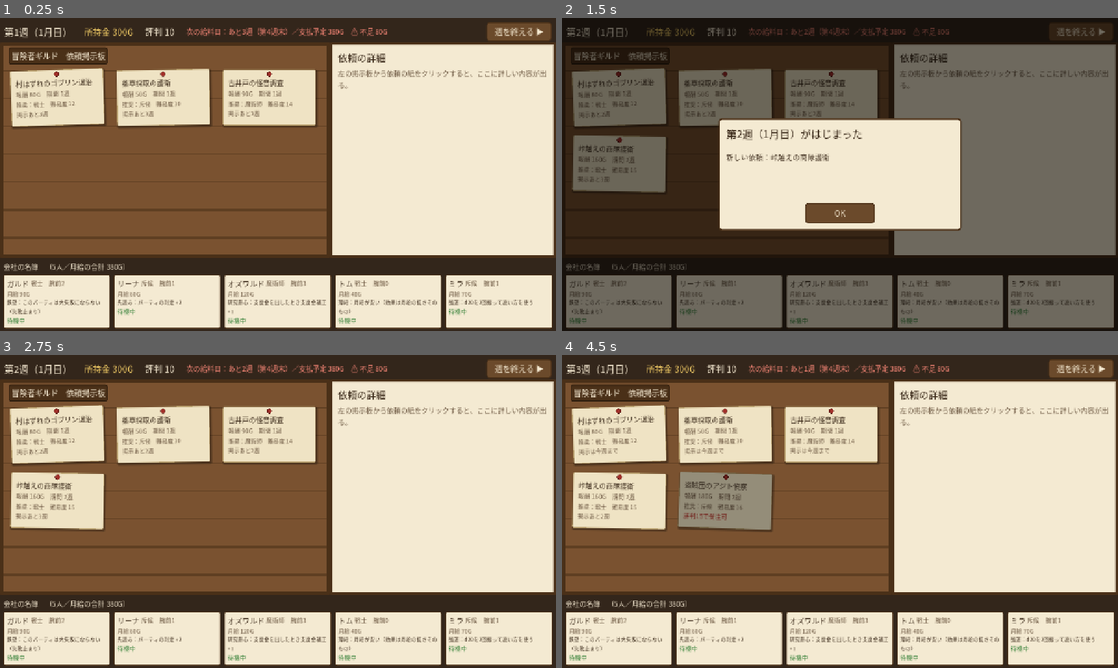
Above: before the commit, frames 1-4 (two rows, left to right).
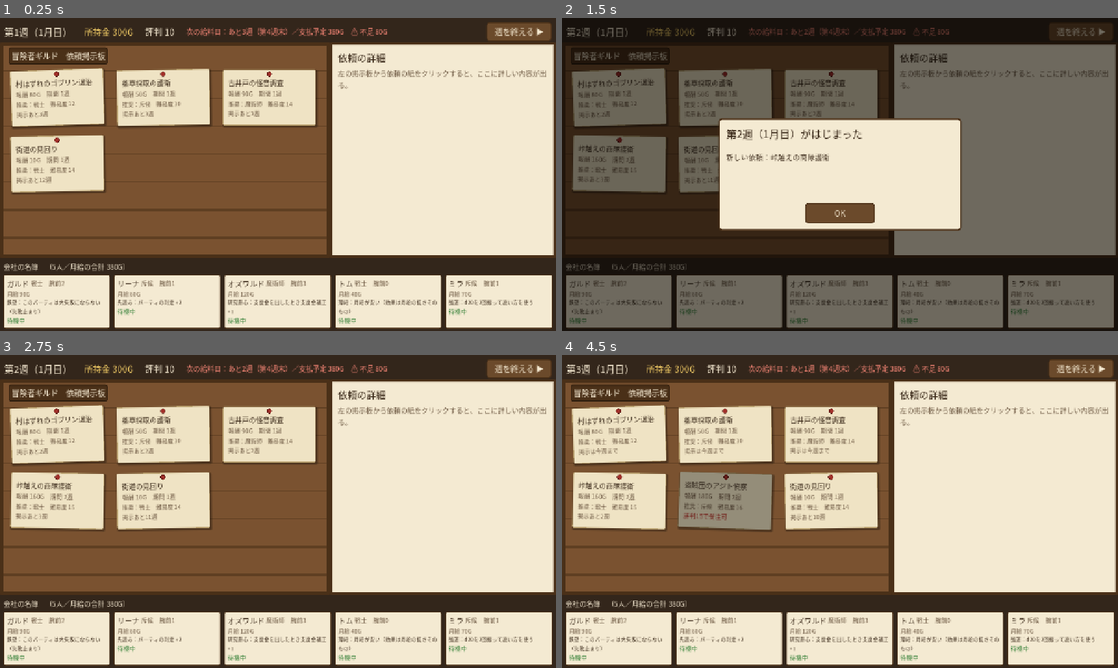
Above: after the commit, the same moments.

Repository: syamisenn99-lab/Game
Game: Godot game, scene res://scenes/main.tscn
Same seed, same stepped clock (60 frames per second), same inputs: the game is played once before the commit and once after it.
Inputs:
- Up to frame 1 (0.25 s): no input
- Up to frame 2 (1.5 s): click "週を終える ▶" at 0.5 s; click "次へ" at 1.25 s
- Up to frame 3 (2.75 s): click "OK" at 2 s
- Up to frame 4 (4.5 s): click "週を終える ▶" at 2.75 s; click "次へ" at 3.5 s; click "OK" at 4.25 s

The runs differ from the first frame. In frame 1, 3.1% of the frame differs, in the area x 1-19%, y 37-57%; in frame 2, 1.3%; in frame 3, 3.1%; in frame 4, 3.1%, in the area x 40-58%, y 37-57%.

Commit message:
冒険者会社: 常設依頼「街道の見回り」を追加（ロジック・テスト・シミュレーター）
- quests.json の repeatable で常設依頼にできる。期限切れにならず、完了すると次の週にまた受けられる
- reputation_cap で、その依頼で上がる評判に上限をつけられる（下がる方には効かない）
- 街道の見回り: 難易度14・1週・10G・評判は15まで
- シミュレーターを結果レポート単位の集計にし、序盤の失敗数ごとのクリア率を出すようにした
  序盤に通常の依頼を2回失敗したときのクリア率: 11.8% → 42.6%、全体のクリア率: 74.9% → 82.6%

Co-Authored-By: Claude Opus 5.5 <noreply@anthropic.com>
Claude-Session: https://claude.ai/code/session_015gyMhzKsqmrqZoKM8BQaZ4

Diff:
--- a/adventurer_company/data/quests.json
+++ b/adventurer_company/data/quests.json
@@ -48,5 +48,11 @@
 		"id": "q10", "name": "ワイバーンの巣の排除", "difficulty": 21, "weeks": 3, "reward": 450,
 		"job": "warrior", "required_reputation": 30, "appear_week": 8,
 		"description": "岩山にワイバーンがつがいで巣をかけ、街道の上を飛び回っている。\n卵がかえる前に巣を落とせ。領主からの正式な依頼で、報酬は破格だ。"
+	},
+	{
+		"id": "s01", "name": "街道の見回り", "difficulty": 14, "weeks": 1, "reward": 10,
+		"job": "warrior", "required_reputation": 0, "appear_week": 1,
+		"repeatable": true, "reputation_cap": 15,
+		"description": "ギルドがいつも出している常設の依頼。街道を一週間かけて見回り、異変があれば報告する。\n報酬は雀の涙だが、地道な働きぶりは町の人々の目に留まる。ただし、名の知れた会社にとってはただの雑用だ。"
 	}
 ]
--- a/adventurer_company/scripts/core/game_controller.gd
+++ b/adventurer_company/scripts/core/game_controller.gd
@@ -121,8 +121,10 @@
 	return list
 
 
-## 掲示がこの週で終わるか（受注されないと次の週に消える）
+## 掲示がこの週で終わるか（受注されないと次の週に消える）。常設依頼は最終週まで
 func last_listed_week(q: QuestState) -> int:
+	if q.def.repeatable:
+		return config.total_weeks
 	return q.def.appear_week + config.quest_listing_weeks - 1
 
 
@@ -234,6 +236,7 @@
 	var result := CheckRules.resolve(mods, config, rng)
 	q.result = result
 	q.status = QuestState.Status.COMPLETED
+	q.times_completed += 1
 	completed_count += 1
 	if config.is_success(result.outcome):
 		success_count += 1
@@ -248,7 +251,9 @@
 	entry.base_reward = q.def.reward
 	entry.reward = roundi(q.def.reward * result.outcome.reward_rate)
 	gold += entry.reward
-	entry.reputation_delta = _change_reputation(result.outcome.reputation)
+	var gain := reputation_gain(q.def, result.outcome)
+	entry.reputation_capped = gain < result.outcome.reputation
+	entry.reputation_delta = _change_reputation(gain)
 
 	for adventurer_id: String in q.party_ids:
 		adventurer(adventurer_id).mission_id = ""
@@ -266,6 +271,20 @@
 		entry.injury = case
 		report.injuries.append(case)
 	report.entries.append(entry)
+
+	# 常設依頼は掲示板に戻り、次の週からまた受けられる
+	if q.def.repeatable:
+		q.status = QuestState.Status.POSTED
+		q.party_ids.clear()
+		q.supply_tier = 0
+
+
+## この依頼のこの結果で変わる評判（評判上限を反映。上限を超えている分は上がらないが、下がりもしない）
+func reputation_gain(quest_def: QuestDef, outcome: OutcomeDef) -> int:
+	var delta := outcome.reputation
+	if delta > 0 and quest_def.reputation_cap >= 0:
+		delta = clampi(quest_def.reputation_cap - reputation, 0, delta)
+	return delta
 
 
 func _change_reputation(delta: int) -> int:
--- a/adventurer_company/scripts/core/game_data.gd
+++ b/adventurer_company/scripts/core/game_data.gd
@@ -117,8 +117,10 @@
 		q.reward = int(d["reward"])
 		q.job = str(d["job"])
 		q.required_reputation = int(d.get("required_reputation", 0))
-		q.appear_week = int(d["appear_week"])
+		q.appear_week = int(d.get("appear_week", 1))
 		q.description = str(d.get("description", ""))
+		q.repeatable = bool(d.get("repeatable", false))
+		q.reputation_cap = int(d.get("reputation_cap", -1))
 		quests.append(q)
 
 
--- a/adventurer_company/scripts/core/quest_def.gd
+++ b/adventurer_company/scripts/core/quest_def.gd
@@ -15,3 +15,7 @@
 var appear_week: int = 1
 ## 依頼文
 var description: String = ""
+## 常設依頼か。常設依頼は掲示期限がなく、完了すると次の週にまた受けられる（同時に受けられるのは1組だけ）
+var repeatable: bool = false
+## この依頼で評判が上がるのは、この値まで（0 未満なら上限なし）。下がる方には効かない
+var reputation_cap: int = -1
--- a/adventurer_company/scripts/core/quest_report_entry.gd
+++ b/adventurer_company/scripts/core/quest_report_entry.gd
@@ -11,5 +11,7 @@
 var reward: int = 0
 ## 実際に変わった評判（上下限で切られたあと）
 var reputation_delta: int = 0
+## 依頼の評判上限のせいで、評判が本来より上がらなかったか
+var reputation_capped: bool = false
 ## 負傷者（いなければ null）
 var injury: InjuryCase
--- a/adventurer_company/scripts/core/quest_state.gd
+++ b/adventurer_company/scripts/core/quest_state.gd
@@ -18,7 +18,10 @@
 var party_ids: Array[String] = []
 var supply_tier: int = 0
 var accepted_week: int = 0
+## 最後の判定結果
 var result: CheckResult
+## 完了した回数（常設依頼は何度でも完了する）
+var times_completed: int = 0
 
 
 func _init(definition: QuestDef) -> void:
--- a/adventurer_company/tests/run_tests.gd
+++ b/adventurer_company/tests/run_tests.gd
@@ -28,6 +28,8 @@
 	_test("軽傷：休養と医療費", _test_light_injury)
 	_test("大失敗：重傷と医療費", _test_heavy_injury)
 	_test("掲示板：出現・評判不足・期限切れ", _test_board)
+	_test("常設依頼：何度でも受けられる", _test_repeatable)
+	_test("常設依頼：評判の上限", _test_reputation_cap)
 	_test("週ごとの進行フック", _test_hook)
 	_test("シードで再現できる", _test_reproducible)
 	print("- UI：派遣から結果画面まで")
@@ -112,7 +114,15 @@
 func _test_data_loads() -> void:
 	var data := _data()
 	_eq(data.adventurers.size(), 5, "冒険者は5人")
-	_eq(data.quests.size(), 10, "クエストは10件")
+	var normal := 0
+	var standing := 0
+	for q: QuestDef in data.quests:
+		if q.repeatable:
+			standing += 1
+		else:
+			normal += 1
+	_eq(normal, 10, "通常の依頼は10件")
+	_eq(standing, 1, "常設依頼は1件")
 	_eq(data.config.jobs.size(), 3, "職業は3種")
 	for a: AdventurerDef in data.adventurers:
 		_eq(a.employment_type, "regular", "%s の雇用形態" % a.name)
@@ -150,7 +160,7 @@
 				_check(sum_counts == table.total, "件数の合計が総数に一致")
 				_check(absf(sum_rates - 1.0) < 1e-9, "確率の合計が1（%f）" % sum_rates)
 				tables += 1
-	_eq(tables, 1000, "確かめた確率表の数")
+	_eq(tables, data.quests.size() * 25 * config.supply_tier_count(), "確かめた確率表の数")
 
 
 func _test_outcome_boundaries() -> void:
@@ -495,7 +505,7 @@
 	var names := []
 	for q: QuestState in c.board_quests():
 		names.append(q.def.id)
-	_eq(names, ["q01", "q02", "q03"], "第1週の掲示板")
+	_eq(names, ["q01", "q02", "q03", "s01"], "第1週の掲示板（常設依頼を含む）")
 	c.dispatch(c.quest("q01"), _ids(["gald"]), 0)
 	_check(c.board_quests().has(c.quest("q01")), "受注中の紙も掲示板に残る")
 	_advance_weeks(c, 1)
@@ -514,6 +524,59 @@
 	_eq(c.quest("q02").status, QuestState.Status.EXPIRED, "第4週に q02 は消える")
 	_check(c.report.expired_quests.has("薬草採取の護衛"), "期限切れの通知")
 	_eq(c.quest("q01").status, QuestState.Status.COMPLETED, "受けたクエストは完了")
+
+
+func _test_repeatable() -> void:
+	var c := GameController.new(_data(), 1)
+	var s01 := c.quest("s01")
+	_check(s01.def.repeatable, "s01 は常設依頼")
+	_eq(s01.status, QuestState.Status.POSTED, "第1週から掲示")
+	for week in range(1, 4):
+		_eq(c.dispatch(s01, _ids(["gald"]), 0), "", "第%d週に受注できる" % week)
+		_check(c.dispatch_error(s01, _ids(["tom"]), 0) != "", "受注中はもう1組は受けられない")
+		var report := c.end_week()
+		_eq(report.entries.size(), 1, "1週で完了")
+		_eq(s01.status, QuestState.Status.POSTED, "完了すると掲示板に戻る")
+		_eq(s01.times_completed, week, "完了回数")
+		_eq(s01.party_ids.size(), 0, "パーティは解散")
+		for case: InjuryCase in c.pending_injuries():
+			c.decide_injury(case, true)
+		c.finish_week()
+		c.gold = 10000
+		if c.adventurer("gald").rest_weeks > 0:
+			c.adventurer("gald").rest_weeks = 0
+	_advance_weeks(c, 8)
+	_eq(c.week, 12, "第12週")
+	_eq(s01.status, QuestState.Status.POSTED, "常設依頼は期限切れにならない")
+	_eq(c.last_listed_week(s01), 12, "掲示は最終週まで")
+
+
+func _test_reputation_cap() -> void:
+	# 出目は常に1。ガルド単独で s01（戦士）：判定値 1 + 2 + 3 = 6。難易度を変えて結果を選ぶ
+	var cases := [
+		# [評判, 難易度, 期待する変化, 上限で削られたか]
+		[10, 3, 2, false],   # 差 +3 成功 +2（上限15に届かない）
+		[14, 3, 1, true],    # 成功 +2 だが 15 で止まる
+		[15, 3, 0, true],    # 上限ちょうどなら上がらない
+		[20, -2, 0, true],   # 上限より上でも下がりはしない（大成功 +3 → 0）
+		[20, 7, -1, false],  # 失敗の −1 は上限に関係なく下がる
+	]
+	for row: Array in cases:
+		var c := _fixed_die_controller()
+		c.reputation = row[0]
+		var s01 := c.quest("s01")
+		s01.def.difficulty = row[1]
+		c.dispatch(s01, _ids(["gald"]), 0)
+		var entry := c.end_week().entries[0]
+		_eq(entry.reputation_delta, row[2], "評判%d・%s の評判変化" % [row[0], entry.check.outcome.name])
+		_eq(entry.reputation_capped, row[3], "評判%d・%s の上限の印" % [row[0], entry.check.outcome.name])
+		_eq(c.reputation, row[0] + row[2], "評判%d・%s の評判" % [row[0], entry.check.outcome.name])
+	# 上限のない通常の依頼は、評判が高くても上がる
+	var c2 := _fixed_die_controller()
+	c2.reputation = 40
+	c2.quest("q01").def.difficulty = 3
+	c2.dispatch(c2.quest("q01"), _ids(["gald"]), 0)
+	_eq(c2.end_week().entries[0].reputation_delta, 2, "通常の依頼は上限なし")
 
 
 func _test_hook() -> void:
--- a/adventurer_company/tools/balance_sim.gd
+++ b/adventurer_company/tools/balance_sim.gd
@@ -8,6 +8,8 @@
 ##   --threshold R    支度金を出す成功率のしきい値（既定 0.65）
 
 const GreedyAI := preload("res://tools/greedy_ai.gd")
+## 「序盤」とみなす週数
+const EARLY_WEEKS := 4
 
 
 func _initialize() -> void:
@@ -41,21 +43,41 @@
 	var quest_stats := {}
 	for q: QuestDef in data.quests:
 		quest_stats[q.id] = {"accepted": 0, "success": 0, "unfinished": 0, "predicted": 0.0}
+	## 序盤（第1〜4週）に失敗した数（3以上はまとめる）→ [回数, クリア数]
+	var by_early_failures := {}
 
 	var started := Time.get_ticks_msec()
 	for i in runs:
 		var c := GameController.new(data, first_seed + i)
 		var ai := GreedyAI.new()
 		ai.support_threshold = threshold
+		var early_failures := 0
 		while not c.is_over():
 			ai.plan_week(c)
-			c.end_week()
+			var report := c.end_week()
+			for e: QuestReportEntry in report.entries:
+				var s: Dictionary = quest_stats[e.quest_id]
+				s["accepted"] += 1
+				s["predicted"] += float(ai.predicted_rates[e.quest_id])
+				if config.is_success(e.check.outcome):
+					s["success"] += 1
+				elif report.week <= EARLY_WEEKS and not c.quest(e.quest_id).def.repeatable:
+					early_failures += 1
 			ai.decide_injuries(c)
 			c.finish_week()
+		for q: QuestState in c.quests:
+			if q.status == QuestState.Status.UNFINISHED or q.status == QuestState.Status.IN_PROGRESS:
+				quest_stats[q.def.id]["accepted"] += 1
+				quest_stats[q.def.id]["unfinished"] += 1
+		var early_key := mini(early_failures, 3)
+		if not by_early_failures.has(early_key):
+			by_early_failures[early_key] = [0, 0]
+		by_early_failures[early_key][0] += 1
 		all_gold.append(c.gold)
 		if c.phase == GameController.Phase.CLEARED:
 			cleared += 1
 			cleared_gold.append(c.gold)
+			by_early_failures[early_key][1] += 1
 		else:
 			bankrupt_weeks[c.bankrupt_week] = int(bankrupt_weeks.get(c.bankrupt_week, 0)) + 1
 		reputation_sum += c.reputation
@@ -63,16 +85,6 @@
 		completed_sum += c.completed_count
 		supply_sum += ai.supply_spent
 		medical_sum += ai.medical_paid
-		for q: QuestState in c.quests:
-			var s: Dictionary = quest_stats[q.def.id]
-			if q.status == QuestState.Status.COMPLETED:
-				s["accepted"] += 1
-				s["predicted"] += float(ai.predicted_rates[q.def.id])
-				if config.is_success(q.result.outcome):
-					s["success"] += 1
-			elif q.status == QuestState.Status.UNFINISHED or q.status == QuestState.Status.IN_PROGRESS:
-				s["accepted"] += 1
-				s["unfinished"] += 1
 	var elapsed := (Time.get_ticks_msec() - started) / 1000.0
 
 	print("")
@@ -99,13 +111,22 @@
 		float(reputation_sum) / runs, float(success_sum) / runs, float(completed_sum) / runs,
 		float(supply_sum) / runs, float(medical_sum) / runs])
 	print("")
-	print("クエスト別（受注率 / 受注したときの成功率：実際と、派遣画面の予測の平均 / 未完了）:")
+	print("序盤（第1〜%d週）の通常の依頼の失敗数ごとのクリア率（挽回できるかの目安）:" % EARLY_WEEKS)
+	var keys := by_early_failures.keys()
+	keys.sort()
+	for k: int in keys:
+		var row: Array = by_early_failures[k]
+		print("  失敗 %s: 全体の %5.1f%% → クリア率 %5.1f%%" % [
+			"%d回" % k if k < 3 else "3回以上", 100.0 * row[0] / runs, 100.0 * row[1] / row[0]])
+	print("")
+	print("クエスト別（受注：通常は受注率、常設は1プレイあたりの回数 / 成功率：実際と、派遣画面の予測の平均 / 未完了）:")
 	for q: QuestDef in data.quests:
 		var s: Dictionary = quest_stats[q.id]
 		var accepted := int(s["accepted"])
 		var resolved := maxi(1, accepted - int(s["unfinished"]))
-		print("  %-14s 必要評判%2d  受注 %5.1f%%  成功 実際 %5.1f%% / 予測 %5.1f%%  未完了 %d" % [
-			q.name, q.required_reputation, 100.0 * accepted / runs, 100.0 * int(s["success"]) / resolved,
+		var taken := "平均 %4.1f回" % (float(accepted) / runs) if q.repeatable else "受注 %5.1f%%" % (100.0 * accepted / runs)
+		print("  %-14s 必要評判%2d  %s  成功 実際 %5.1f%% / 予測 %5.1f%%  未完了 %d" % [
+			q.name, q.required_reputation, taken, 100.0 * int(s["success"]) / resolved,
 			100.0 * float(s["predicted"]) / resolved, int(s["unfinished"])])
 	quit(0)
 
